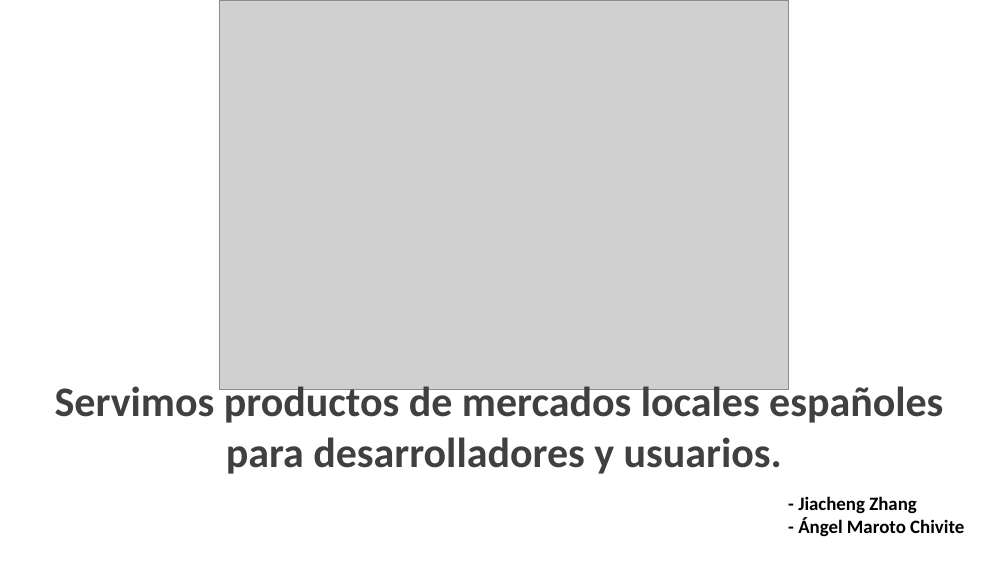
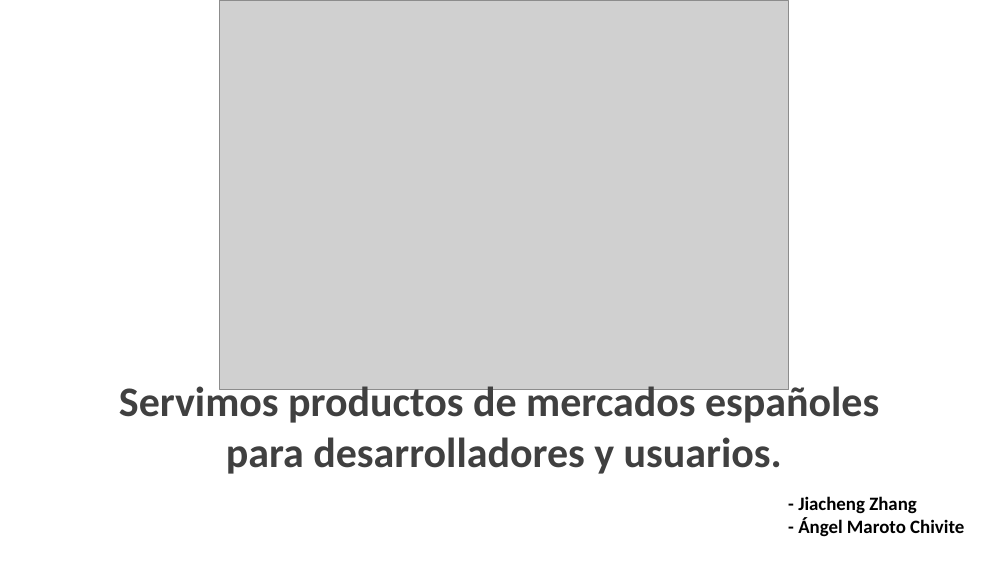
Before and after one commit to agchivite/Wewiza, a slide deck: slide 1 of 02_Documentacion/Presentacion_Wewiza.pptx. Drawn at 1008x567 pixels with LibreOffice and Linux fonts; fonts in the diff are those of the drawing; grey boxes stand for pictures. Boxes give left, top, right and bottom in pixels: in the first picture for what was removed or moved away, otherwise in the second. Text is boxed around its words. In the diff, an @@ line names an element or a change of style, - is before the commit and + after.

```diff
--- a/02_Documentacion/Presentacion_Wewiza.pptx
+++ b/02_Documentacion/Presentacion_Wewiza.pptx
@@ text "Servimos productos de mercados españoles": place and size @@
-text "Servimos productos de mercados españoles" at [55,382,943,474]
+text "Servimos productos de mercados españoles" at [119,382,879,474]
@@ text at [119,382,879,423]: text changed @@
-Servimos productos de mercados locales españoles
+Servimos productos de mercados españoles
```
Also in this commit, not shown: 4 other slides changed, 2 slides added.
